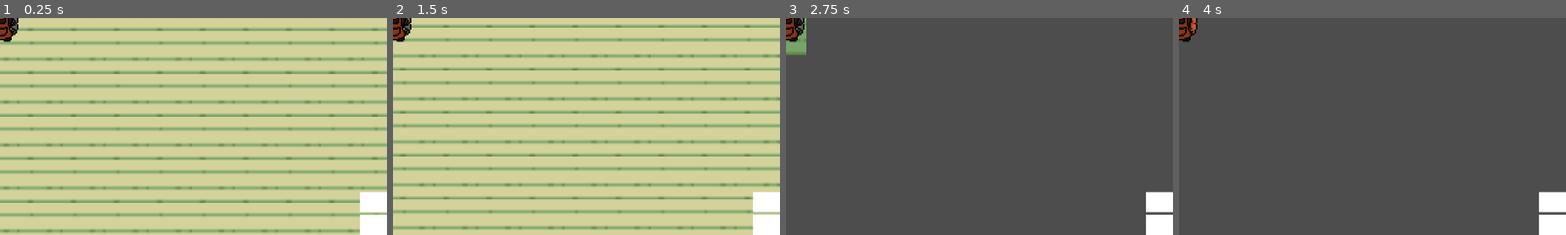
Above: before the commit, frames 1-4 (left to right).
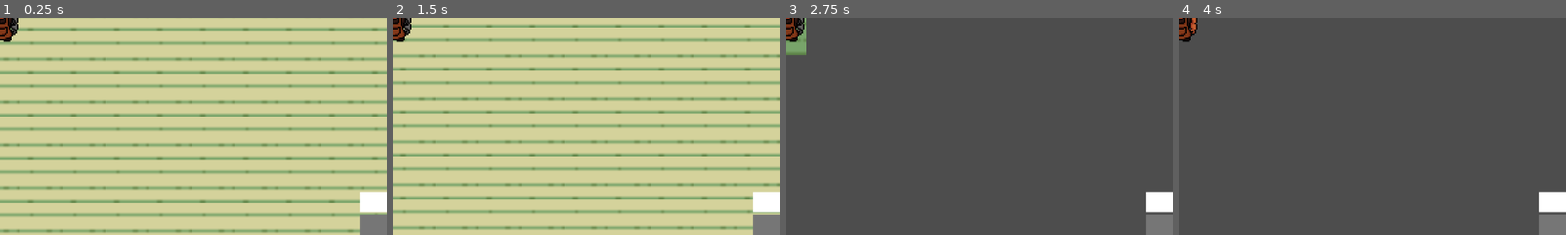
Above: after the commit, the same moments.

Repository: GustaKowai/FORJARIA
Game: Godot game, scene res://forja_interior/forja.tscn
Two runs of this game, one before a commit and one after it. Both use one fixed random seed, a clock stepped at 60 frames per second and the inputs below. This scene is started directly instead of the project's main scene.
Inputs (mouse positions are % of the whole screen's width and height, from its top left):
- Up to frame 1 (0.25 s): no input
- Up to frame 2 (1.5 s): click (98, 93) at 0.5 s; click (98, 98) at 1.27 s
- Up to frame 3 (2.75 s): click (98, 98) at 2.02 s
- Up to frame 4 (4 s): move the mouse to (72, 45) at 2.77 s; hold Right (ui_right) 2.78-3.53 s; tap E (interagir) at 2.85, 3.6 s; click (72, 45) at 2.92 s; move the mouse to (30, 55) at 3.52 s; hold Down (ui_down) from 3.53 s (still down)
The pictures show only the part of the screen within x 50-100%, y 50-100%; the shares and areas given below are measured in that part.

The runs differ from the first frame. In frame 1, 0.7% of the frame differs, in the area x 92-100%, y 90-100%; in frame 2, 0.7%; in frame 3, 0.7%; in frame 4, 0.7%.

Commit message:
Inventário ta dando pau, adicionada nova arte no jogo de corte

Diff:
--- a/UI/inventario.gd
+++ b/UI/inventario.gd
@@ -2,19 +2,26 @@
 @export var item_coletado_scene:PackedScene
 @onready var item_1: TextureButton = %item1
 @onready var item_2: TextureButton = %item2
+@onready var mao: TextureButton = %mao
+@onready var inventory_1: ColorRect = %inventory1
+@onready var slot_mao: ColorRect = %slot_mao
+@onready var inventory_2: ColorRect = %inventory2
 
 # Called when the node enters the scene tree for the first time.
 func _ready() -> void:
 	GerenciadorItens.Item_coletado.connect(AdicionaItem)
+	inventory_2.hide()
 
 
 # Called every frame. 'delta' is the elapsed time since the previous frame.
 func _process(delta: float) -> void:
 	pass
 
-func AdicionaItem(slot:int,item:DadosItens):
+func AdicionaItem(slot:int,item:Item):
 	print_debug(slot,item)
-	var item_coletado:DadosItens = item_coletado_scene.instantiate()
+	var item_coletado:Item = item#.instantiate()
+	if item.item_name == "mao de mao":
+		inventory_2.show()
 	item_coletado.item_name = item.item_name
 	item_coletado.qualidade = item.qualidade
 	item_coletado.sprite = item.sprite
@@ -23,3 +30,27 @@
 		item_1.texture_normal = item_coletado.sprite
 	if slot == 1:
 		item_2.texture_normal = item_coletado.sprite
+	if slot == 2:
+		mao.texture_normal = item_coletado.sprite
+
+
+func _on_item_1_pressed() -> void:
+	click_inventory(0)
+
+func _on_item_2_pressed() -> void:
+	click_inventory(1)
+
+func _on_mao_pressed() -> void:
+	click_inventory(2)
+
+func click_inventory(slot:int):
+	if GerenciadorItens.active_slot == slot and GerenciadorItens.inventario[slot] != null:
+		drop_item(slot)
+	else:
+		GerenciadorItens.active_slot = slot
+		inventory_1.modulate == Color.RED if slot == 0 else inventory_1.modulate == Color.WHITE
+		inventory_2.modulate == Color.RED if slot == 1 else inventory_2.modulate == Color.WHITE
+		slot_mao.modulate == Color.RED if slot == 2 else slot_mao.modulate == Color.WHITE
+
+func drop_item(slot):
+	GerenciadorItens.drop_item.emit(GerenciadorItens.inventario[slot])
--- a/UI/inventario.tscn
+++ b/UI/inventario.tscn
@@ -29,11 +29,12 @@
 grow_horizontal = 0
 grow_vertical = 0
 
-[node name="ColorRect" type="ColorRect" parent="Control/VBoxContainer"]
+[node name="inventory1" type="ColorRect" parent="Control/VBoxContainer"]
+unique_name_in_owner = true
 custom_minimum_size = Vector2(30, 30)
 layout_mode = 2
 
-[node name="item1" type="TextureButton" parent="Control/VBoxContainer/ColorRect"]
+[node name="item1" type="TextureButton" parent="Control/VBoxContainer/inventory1"]
 unique_name_in_owner = true
 custom_minimum_size = Vector2(30, 30)
 layout_mode = 2
@@ -41,14 +42,33 @@
 offset_right = 40.0
 offset_bottom = 34.0
 
-[node name="ColorRect2" type="ColorRect" parent="Control/VBoxContainer"]
+[node name="slot_mao" type="ColorRect" parent="Control/VBoxContainer"]
+unique_name_in_owner = true
 custom_minimum_size = Vector2(30, 30)
 layout_mode = 2
+color = Color(0.462291, 0.462291, 0.462291, 1)
 
-[node name="item2" type="TextureButton" parent="Control/VBoxContainer/ColorRect2"]
+[node name="mao" type="TextureButton" parent="Control/VBoxContainer/slot_mao"]
 unique_name_in_owner = true
 custom_minimum_size = Vector2(30, 30)
 layout_mode = 2
 offset_top = 4.0
 offset_right = 40.0
 offset_bottom = 34.0
+
+[node name="inventory2" type="ColorRect" parent="Control/VBoxContainer"]
+unique_name_in_owner = true
+custom_minimum_size = Vector2(30, 30)
+layout_mode = 2
+
+[node name="item2" type="TextureButton" parent="Control/VBoxContainer/inventory2"]
+unique_name_in_owner = true
+custom_minimum_size = Vector2(30, 30)
+layout_mode = 2
+offset_top = 4.0
+offset_right = 40.0
+offset_bottom = 34.0
+
+[connection signal="pressed" from="Control/VBoxContainer/inventory1/item1" to="." method="_on_item_1_pressed"]
+[connection signal="pressed" from="Control/VBoxContainer/slot_mao/mao" to="." method="_on_mao_pressed"]
+[connection signal="pressed" from="Control/VBoxContainer/inventory2/item2" to="." method="_on_item_2_pressed"]
--- /dev/null
+++ b/base_mao.gd
@@ -0,0 +1 @@
+extends Item
--- a/game_manager.gd
+++ b/game_manager.gd
@@ -6,6 +6,7 @@
 signal exit_minigame()
 var is_game_over:bool = false
 var jogador:Jogador
+#var player_position
 # Called when the node enters the scene tree for the first time.
 func _ready() -> void:
 	pass # Replace with function body.
--- a/gerenciador_itens.gd
+++ b/gerenciador_itens.gd
@@ -1,6 +1,8 @@
 extends Node
 signal Item_coletado(slot,item)
-var inventario:Array = [null,null]
+signal drop_item(item)
+var inventario:Array = [null,null,null]
+var active_slot:int
 # Called when the node enters the scene tree for the first time.
 func _ready() -> void:
 	pass # Replace with function body.
--- /dev/null
+++ b/item.gd
@@ -0,0 +1 @@
+extends Item
--- /dev/null
+++ b/itens/base_mao.gd
@@ -0,0 +1,11 @@
+extends Item
+class_name base_mao
+
+func _collect():
+	if GerenciadorItens.inventario[2] == null:
+		GerenciadorItens.Item_coletado.emit(2,self)
+		print_debug(item_name+" coletado")
+		print_debug(GerenciadorItens.inventario)
+		queue_free()
+	else:
+		print_debug("mao ocupada")
--- /dev/null
+++ b/itens/base_mao.tscn
@@ -0,0 +1,8 @@
+[gd_scene load_steps=3 format=3 uid="uid://b4ag5lr6jisiy"]
+
+[ext_resource type="PackedScene" uid="uid://duouc8oy3bnv2" path="res://itens/item_base.tscn" id="1_jkljy"]
+[ext_resource type="Script" uid="uid://myhdpyrkkfrm" path="res://itens/base_mao.gd" id="2_titac"]
+
+[node name="base_mao" instance=ExtResource("1_jkljy")]
+script = ExtResource("2_titac")
+item_name = "base_mao"
--- a/itens/carvão.tscn
+++ b/itens/carvão.tscn
@@ -6,9 +6,3 @@
 [node name="Carvão" instance=ExtResource("1_ephih")]
 script = ExtResource("2_nthq3")
 item_name = "Carvão"
-
-[node name="Sprite2D" parent="Area2D" index="1"]
-texture = null
-
-[node name="dados_item" parent="." index="1"]
-item_name = "Carvão1"
--- a/itens/item_base.gd
+++ b/itens/item_base.gd
@@ -1,32 +1,40 @@
 extends Node2D
 class_name Item
 
-@onready var dados_item: DadosItens = $dados_item
+#@onready var dados_item: DadosItens = $dados_item
 @onready var area_2d: Area2D = $Area2D
 @export var sprite:Texture2D
 @export var item_name: String# = "Item_Base"
 @export var qualidade: float# = 50.0
 @onready var sprite_2d: Sprite2D = $Area2D/Sprite2D
+var _self_scene:PackedScene
 
 func _ready() -> void:
-	print_debug(sprite)
-	item_name = dados_item.item_name
-	qualidade = dados_item.qualidade
-	sprite_2d.texture = dados_item.sprite
+	#print_debug(sprite)
+	#item_name = dados_item.item_name
+	#qualidade = dados_item.qualidade
+	_self_scene = PackedScene.new()
+	_self_scene.pack(self)
+	sprite = sprite_2d.texture
+	pass
 
 func _collect():
 	if GerenciadorItens.inventario[0] == null or GerenciadorItens.inventario[1] == null:
 		var slot:int
 		if GerenciadorItens.inventario[0] == null:
 			slot = 0
-		elif GerenciadorItens.inventario[1] == null:
-			slot = 1
-		GerenciadorItens.Item_coletado.emit(slot,dados_item)
+		elif GerenciadorItens.inventario[2] != null:
+			if GerenciadorItens.inventario[2].item_name == "mao de mao":
+				slot = 1
+		GerenciadorItens.Item_coletado.emit(slot,self.duplicate())
 		print_debug(item_name+" coletado")
 		print_debug(GerenciadorItens.inventario)
+		print_debug(typeof(GerenciadorItens.inventario[0]))
 		queue_free()
 	else:
 		print_debug("inventario cheio")
+
+
 func _on_area_2d_body_entered(body: Node2D) -> void:
 	if body.is_in_group("jogador"):
 		#_collect()
--- a/itens/item_base.tscn
+++ b/itens/item_base.tscn
@@ -1,14 +1,13 @@
-[gd_scene load_steps=5 format=3 uid="uid://duouc8oy3bnv2"]
+[gd_scene load_steps=4 format=3 uid="uid://duouc8oy3bnv2"]
 
 [ext_resource type="Script" uid="uid://cdndpoa80vcga" path="res://itens/item_base.gd" id="1_rpf84"]
-[ext_resource type="PackedScene" uid="uid://dxca1w4t2wss8" path="res://itens/dados_item.tscn" id="2_cs61k"]
 [ext_resource type="Texture2D" uid="uid://dpkdlqo0krxo4" path="res://itens/itembase.png" id="2_k3csg"]
 
 [sub_resource type="RectangleShape2D" id="RectangleShape2D_b7m8k"]
+size = Vector2(22, 22)
 
 [node name="ItemBase" type="Node2D"]
 script = ExtResource("1_rpf84")
-sprite = ExtResource("2_k3csg")
 
 [node name="Area2D" type="Area2D" parent="."]
 
@@ -20,7 +19,5 @@
 scale = Vector2(0.765625, 0.765625)
 texture = ExtResource("2_k3csg")
 
-[node name="dados_item" parent="." instance=ExtResource("2_cs61k")]
-
 [connection signal="body_entered" from="Area2D" to="." method="_on_area_2d_body_entered"]
 [connection signal="input_event" from="Area2D" to="." method="_on_area_2d_input_event"]
--- /dev/null
+++ b/itens/mao_tesoura.gd
@@ -0,0 +1 @@
+extends base_mao
--- /dev/null
+++ b/itens/mao_tesoura.tscn
@@ -0,0 +1,13 @@
+[gd_scene load_steps=4 format=3 uid="uid://b5j8knq75bfqi"]
+
+[ext_resource type="PackedScene" uid="uid://b4ag5lr6jisiy" path="res://itens/base_mao.tscn" id="1_vntqv"]
+[ext_resource type="Script" uid="uid://boa22uacs1tny" path="res://itens/mao_tesoura.gd" id="2_1ssi4"]
+[ext_resource type="Texture2D" uid="uid://bqpl7y6n0r1bu" path="res://itens/mao_tesoura.png" id="3_2ekoj"]
+
+[node name="mao_tesoura" instance=ExtResource("1_vntqv")]
+script = ExtResource("2_1ssi4")
+item_name = "mao tesoura"
+
+[node name="Sprite2D" parent="Area2D" index="1"]
+scale = Vector2(0.25, 0.25)
+texture = ExtResource("3_2ekoj")
--- a/minigame_snake/minigame_snake.tscn
+++ b/minigame_snake/minigame_snake.tscn
@@ -4,7 +4,7 @@
 [ext_resource type="PackedScene" uid="uid://csyhdft1atli4" path="res://minigame_snake/bloquinho_de_teste.tscn" id="2_xikpy"]
 [ext_resource type="PackedScene" uid="uid://cluwliqo7pcaj" path="res://minigame_snake/bloquinho_de_corte.tscn" id="3_pm3ah"]
 [ext_resource type="PackedScene" uid="uid://dx6o4at8dxu4k" path="res://minigame_snake/bloquinho_de_borda.tscn" id="4_5hx5t"]
-[ext_resource type="Texture2D" uid="uid://dgt858rnpogd0" path="res://minigame_snake/tesoura_minigame2sheet.png" id="5_c25d2"]
+[ext_resource type="Texture2D" uid="uid://bnaw2q0ycppg5" path="res://itens/tesoura_minigame2sheet.png" id="5_c25d2"]
 
 [sub_resource type="TileSetScenesCollectionSource" id="TileSetScenesCollectionSource_ruknq"]
 scenes/1/scene = ExtResource("2_xikpy")
Not shown, added: base_mao.gd.uid
Not shown, added: item.gd.uid
Not shown, added: itens/base_mao.gd.uid
Binary file added: itens/mao_de_mao.png
Not shown, added: itens/mao_de_mao.png.import
Binary file added: itens/mao_de_martelo.png
Not shown, added: itens/mao_de_martelo.png.import
Not shown, added: itens/mao_tesoura.gd.uid
Binary file added: itens/mao_tesoura.png
Not shown, added: itens/mao_tesoura.png.import
Binary file added: itens/tesoura_minigame2sheet.png
Not shown, added: itens/tesoura_minigame2sheet.png.import
(and 1 more such lines)
